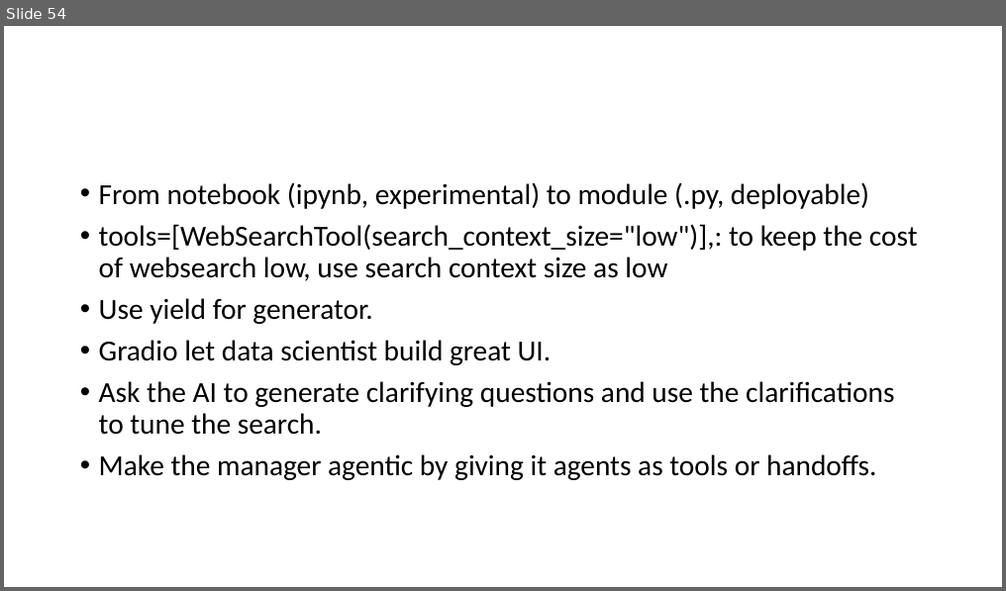
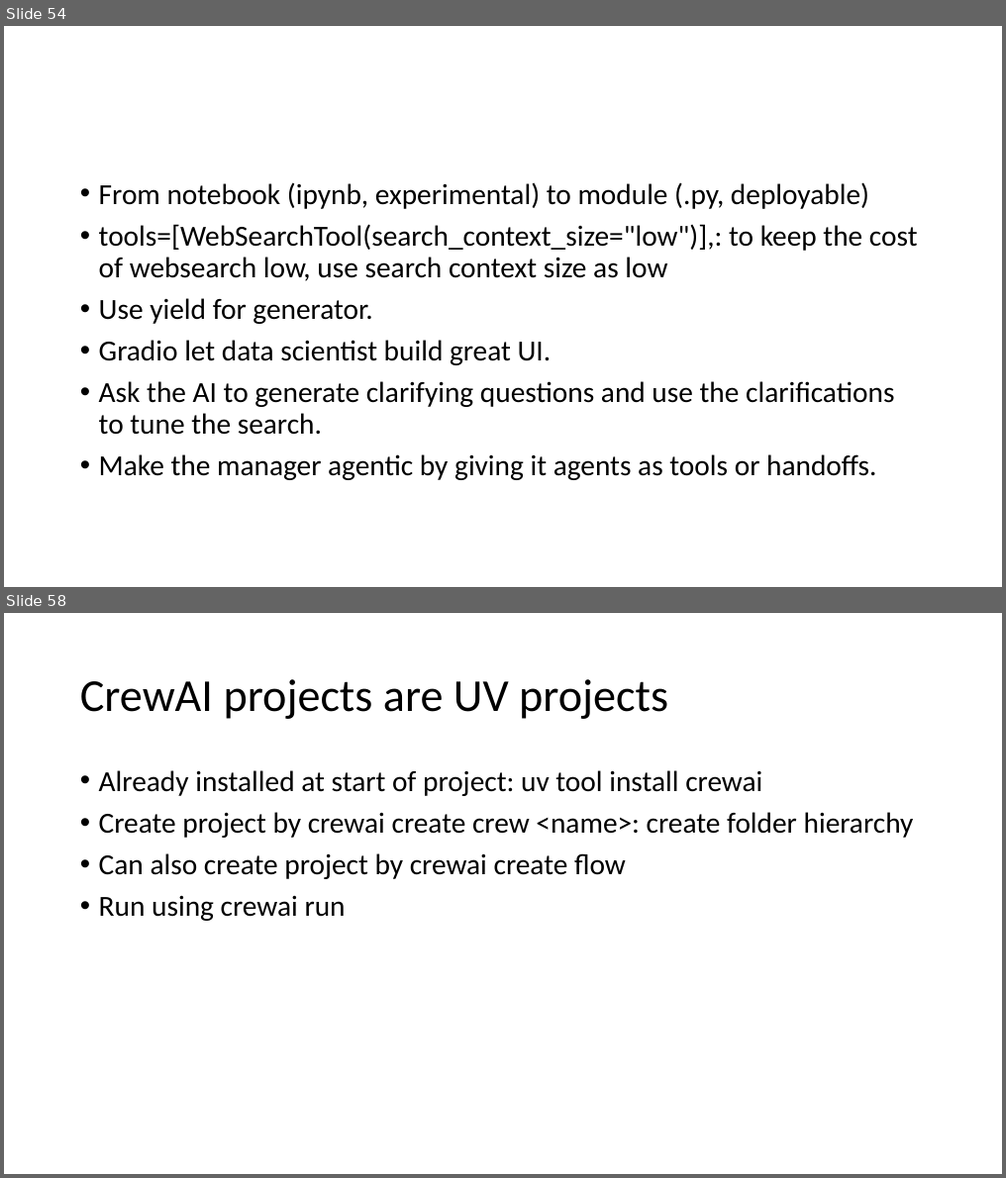
Before and after one commit to kindaichinisan/agents, a slide deck: wj_folder/AI Engineer Agentic Track.pptx. Shown one above the other, each under a label of ours: slide 54 before the commit, slides 54 and 58 after it; the slides between them are not shown. The pictures are 1006x591 and 1006x1178 pixels, drawn with LibreOffice and Linux fonts; fonts in the diff are those of the drawing. Boxes give left, top, right and bottom in pixels: in the first picture for what was removed or moved away, otherwise in the second. Text is boxed around its words. In the diff, an @@ line names an element or a change of style, - is before the commit and + after.

```diff
--- a/wj_folder/AI Engineer Agentic Track.pptx
+++ b/wj_folder/AI Engineer Agentic Track.pptx
@@ slide 58 added at [4,613,1002,1174], background #FFFFFF @@
@@ title added at [80,679,668,719], 44 pt, text #000000 @@
+CrewAI projects are UV projects
@@ text added at [99,770,914,921], 28 pt, text #000000 @@
+• Already installed at start of project: uv tool install crewai
+• Create project by crewai create crew <name>: create folder hierarchy
+• Can also create project by crewai create flow
+• Run using crewai run
```
Also in this commit, not shown: 3 other slides added, 9 other files.
